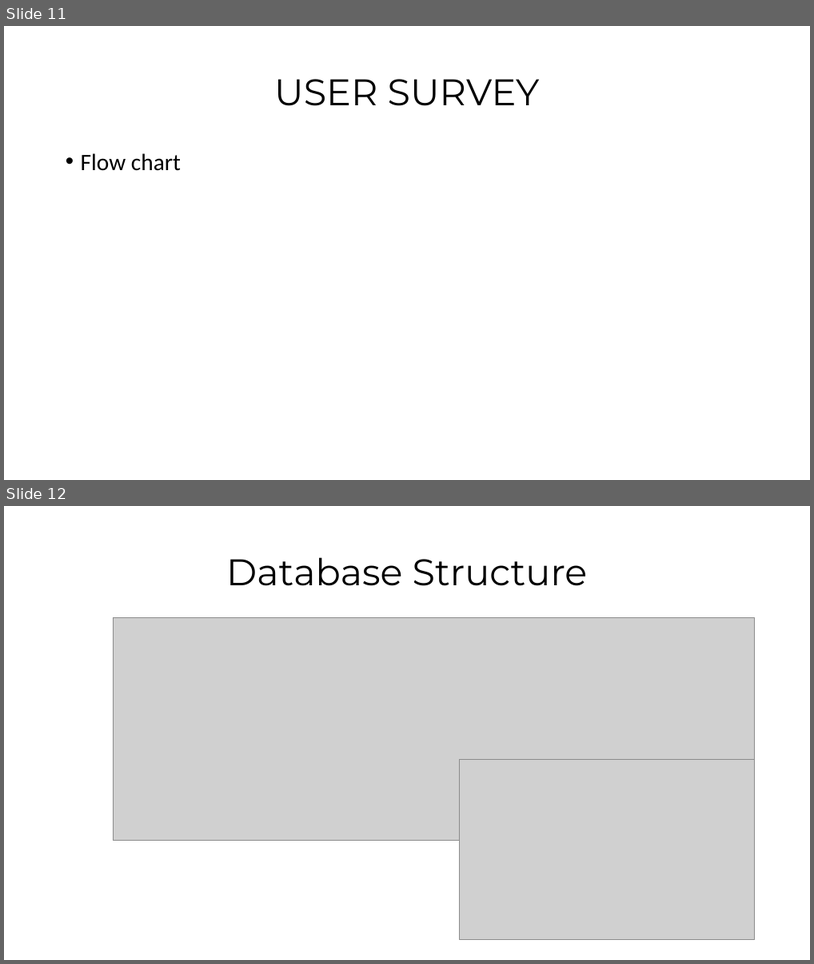
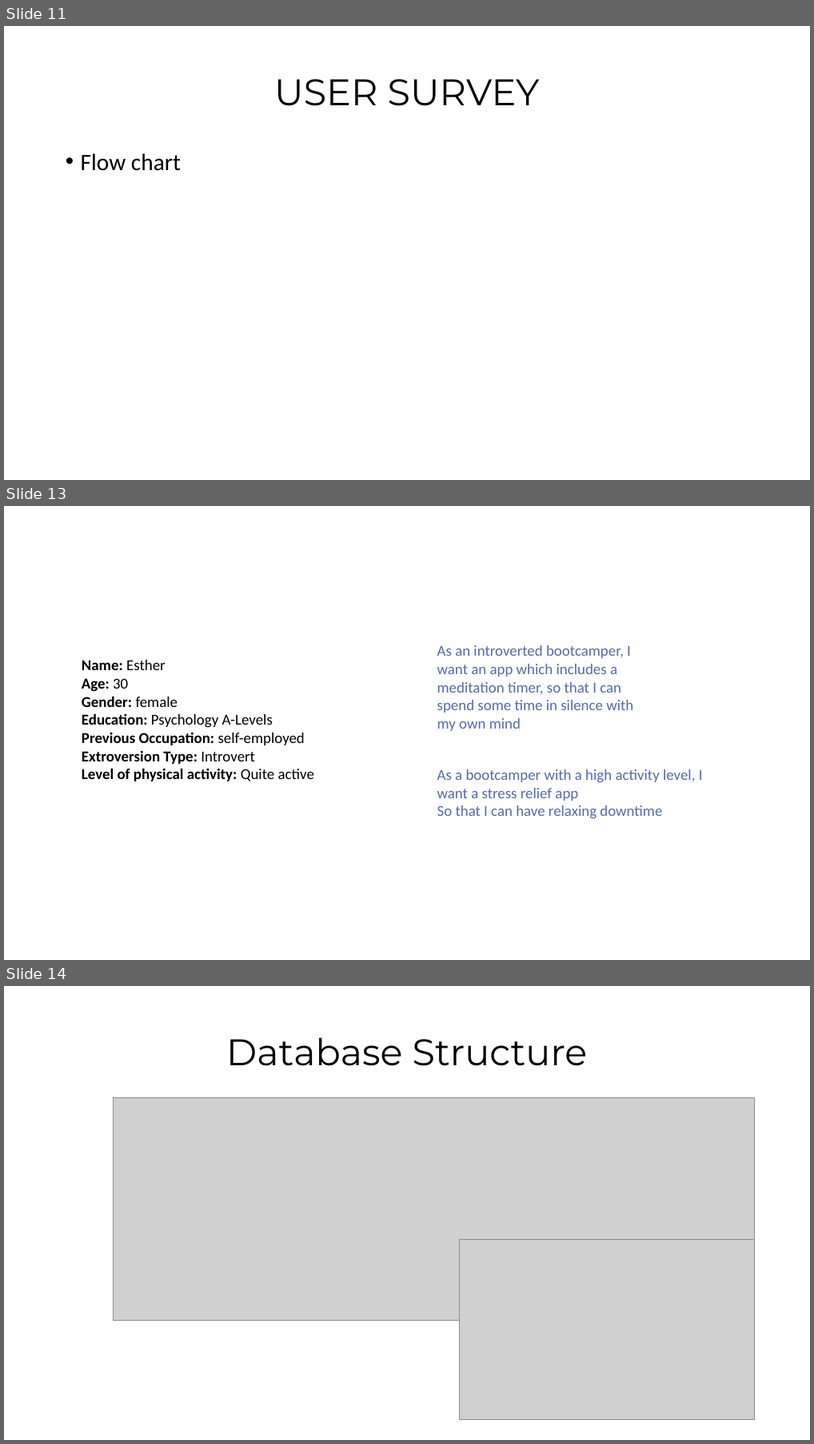
Before and after one commit to anastasia-starostina/Frontend-Mindactivity-App, a slide deck: team MINDACTIVITY.pptx. Shown one above the other, each under a label of ours: slides 11 and 12 before the commit, slides 11, 13 and 14 after it; the slides between them are not shown. The pictures are 814x964 and 814x1444 pixels, drawn with LibreOffice and Linux fonts; fonts in the diff are those of the drawing; grey boxes stand for pictures. Boxes give left, top, right and bottom in pixels: in the first picture for what was removed or moved away, otherwise in the second. Text is boxed around its words. In the diff, an @@ line names an element or a change of style, - is before the commit and + after.

```diff
--- a/team MINDACTIVITY.pptx
+++ b/team MINDACTIVITY.pptx
@@ slide 13 added at <box>4,506,810,960</box>, background #FFFFFF @@
@@ text added at <box>438,645,634,731</box>, 18 pt, text #546BAB @@
+As an introverted bootcamper, I want an app which includes a meditation timer, so that I can spend some time in silence with my own mind
@@ text added at <box>82,660,314,781</box>, 18 pt, text #000000, bold @@
+Name: Esther
+Age: 30
+Gender: female
+Education: Psychology A-Levels
+Previous Occupation: self-employed
+Extroversion Type: Introvert
+Level of physical activity: Quite active
@@ text added at <box>438,769,703,818</box>, 18 pt, text #546BAB @@
+As a bootcamper with a high activity level, I want a stress relief app
+So that I can have relaxing downtime
@@ what was slide 12 is now slide 14 @@
```
Also in this commit, not shown: 6 other slides added, 1 slide removed.
